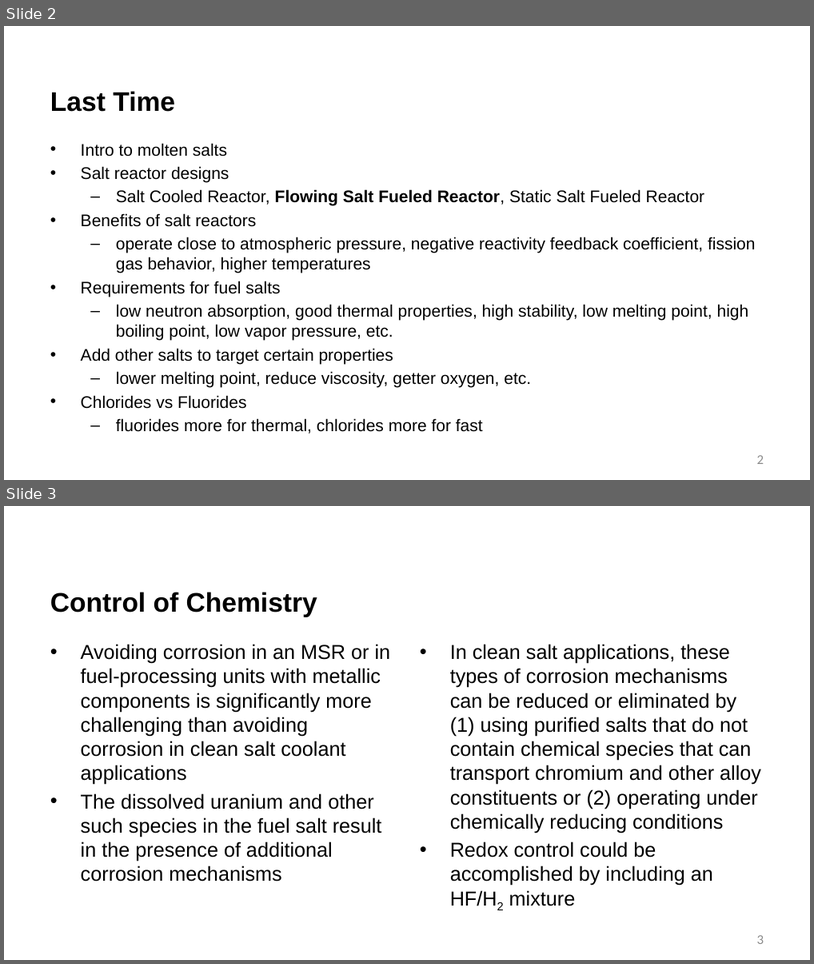
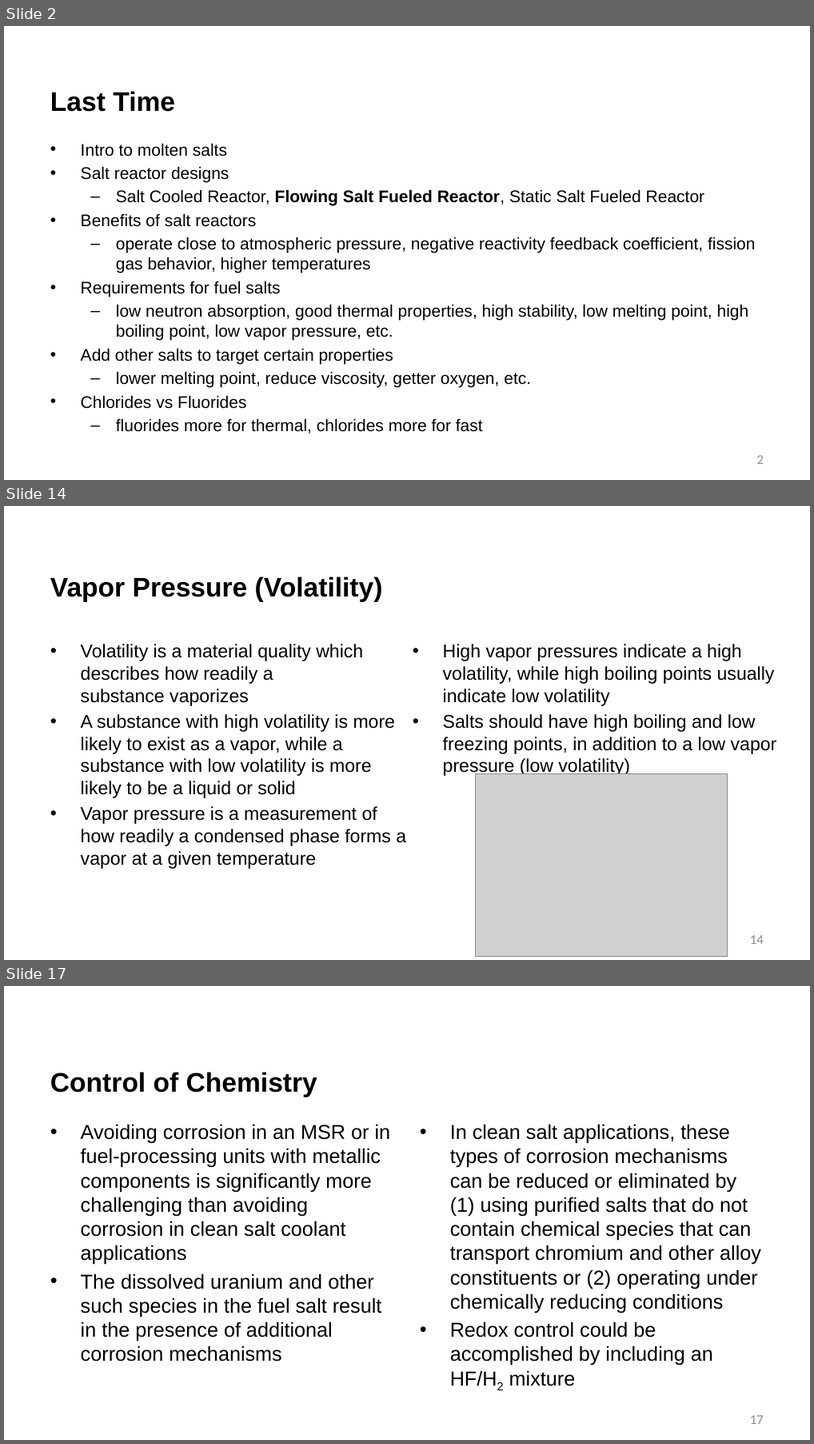
Before and after one commit to benbeeler/TEACHING, a slide deck: Advanced Reactor Materials/Fall2026/Lec14_MoltenSalts.pptx. Shown one above the other, each under a label of ours: slides 2 and 3 before the commit, slides 2, 14 and 17 after it; the slides between them are not shown. The pictures are 814x964 and 814x1444 pixels, drawn with LibreOffice and Linux fonts; fonts in the diff are those of the drawing; grey boxes stand for pictures; background and template pictures are left out. Boxes give left, top, right and bottom in pixels: in the first picture for what was removed or moved away, otherwise in the second. Text is boxed around its words. In the diff, an @@ line names an element or a change of style, - is before the commit and + after.

```diff
--- a/Advanced Reactor Materials/Fall2026/Lec14_MoltenSalts.pptx
+++ b/Advanced Reactor Materials/Fall2026/Lec14_MoltenSalts.pptx
@@ slide 14 added at (x1=4, y1=506, x2=810, y2=960), background #FFFFFF @@
@@ title added at (x1=50, y1=576, x2=383, y2=602), 32 pt, text #000000, bold @@
+Vapor Pressure (Volatility)
@@ text added at (x1=81, y1=644, x2=406, y2=868), 22 pt, text #000000 @@
+• Volatility is a material quality which describes how readily a substance vaporizes
+• A substance with high volatility is more likely to exist as a vapor, while a substance with low volatility is more likely to be a liquid or solid
+• Vapor pressure is a measurement of how readily a condensed phase forms a vapor at a given temperature
@@ text added at (x1=443, y1=644, x2=778, y2=776), 22 pt, text #000000 @@
+• High vapor pressures indicate a high volatility, while high boiling points usually indicate low volatility
+• Salts should have high boiling and low freezing points, in addition to a low vapor pressure (low volatility)
@@ picture added at (x1=476, y1=774, x2=727, y2=956) @@
@@ page number added at (x1=750, y1=935, x2=764, y2=944), 16 pt, text #8C8C8C @@
+14
@@ what was slide 3 is now slide 17 @@
@@ page number at (x1=750, y1=1415, x2=764, y2=1424): text changed @@
-3
+17
```
Also in this commit, not shown: 13 other slides added, 13 other files.
